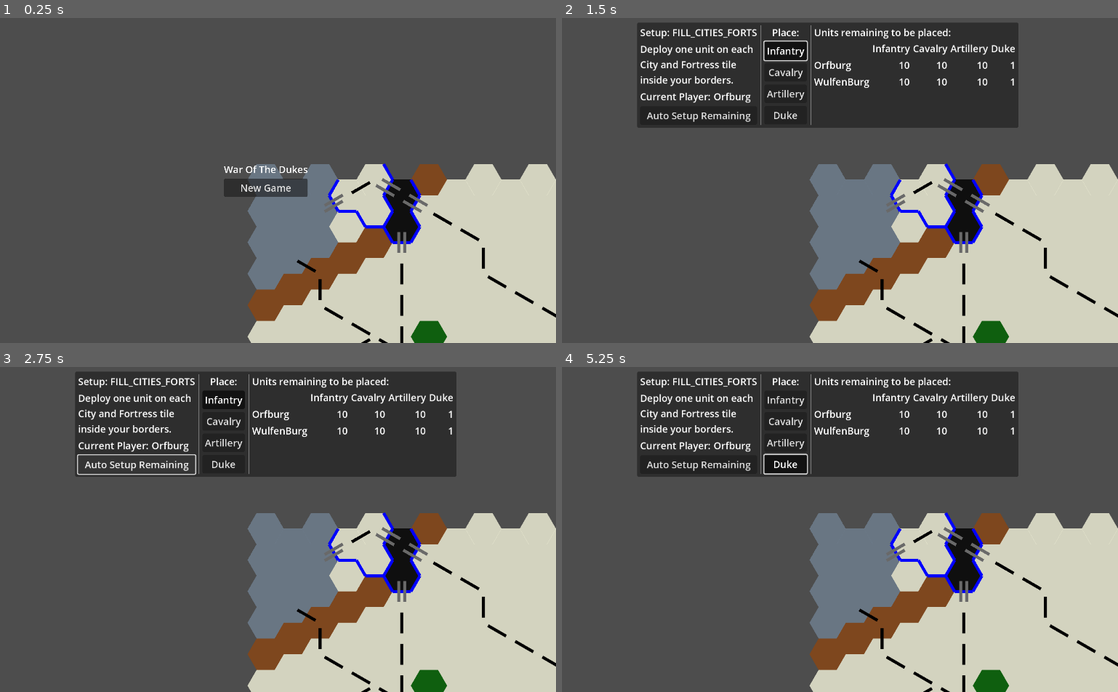
Above: before the commit, frames 1-4 (two rows, left to right).
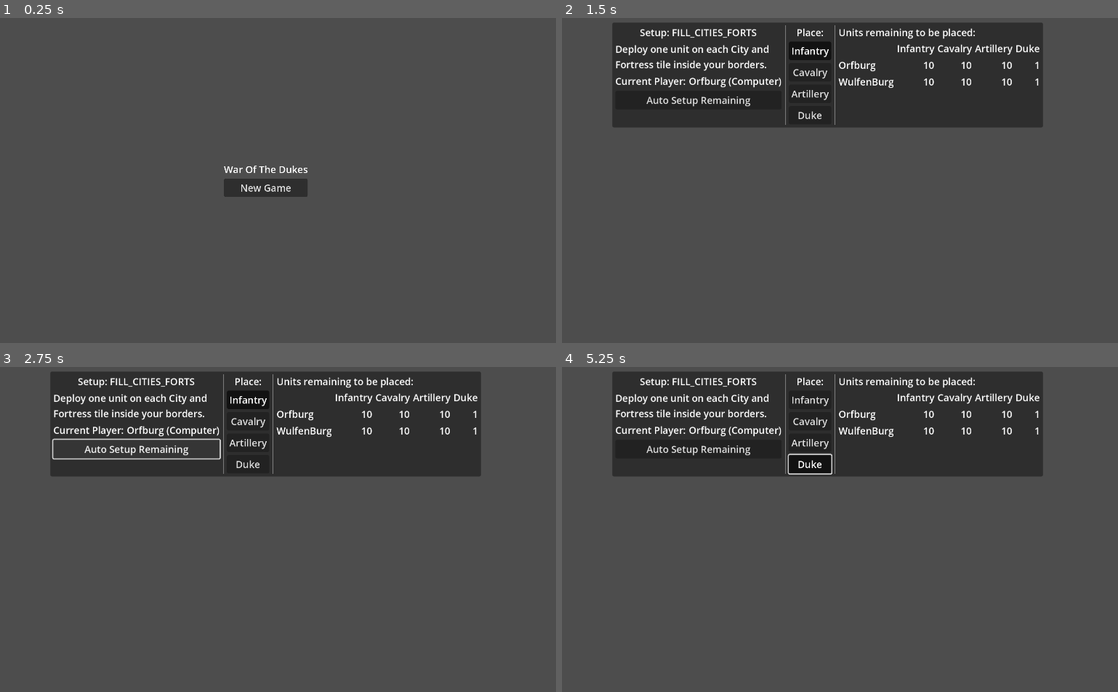
Above: after the commit, the same moments.

Repository: Jayjader/WarOfTheDukes
Game: Godot game, scene res://main_game_scene.tscn
The game is run twice, just before and just after one commit, with the same random seed, the same clock (stepped at 60 frames per second) and the same inputs.
Inputs:
- Up to frame 1 (0.25 s): no input
- Up to frame 2 (1.5 s): click "New Game" at 0.5 s; click "Confirm" at 1.25 s
- Up to frame 3 (2.75 s): click "Auto Setup Remaining" at 2 s
- Up to frame 4 (5.25 s): click "Infantry" at 2.75 s; click "Cavalry" at 3.5 s; click "Artillery" at 4.25 s; click "Duke" at 5 s

The runs differ from the first frame. In frame 1, 28% of the frame differs, in the area x 44-100%, y 44-100%; in frame 2, 36%; in frame 3, 36%, in the area x 9-100%, y 1-100%; in frame 4, 36%.
Error after the commit: Parse Error: Identifier "PriorityQueueGDExt" not declared in the current scope. (res://board/hex_map_data.gd:80)

Commit message:
swap out gdscript priority_queue with rust version

Diff:
--- a/godot/board/hex_map_data.gd
+++ b/godot/board/hex_map_data.gd
@@ -73,11 +73,12 @@
 	var allies = others.filter(func(other_unit): return other_unit.faction == unit.faction)
 	var initial_frontier_datum = {
 		tile = unit.tile,
-		priority = 0,
-		cost_to_reach = 0,
+		priority = 0.,
+		cost_to_reach = 0.,
 		is_in_enemy_zoc = is_in_enemy_zoc(unit.tile, enemy_tiles),
 	}
-	var frontier = PriorityQueue.new();
+	var frontier = PriorityQueueGDExt.new()
+
 	frontier.insert(initial_frontier_datum)
 	var reached = {unit.tile: {
 		from = unit.tile,
@@ -86,8 +87,8 @@
 		can_stop_here = true
 	}}
 
-	while frontier.size > 0:
-		var next = frontier.extract_max()
+	while frontier.len() > 0:
+		var next = frontier.pop()
 		var next_cube = Util.axial_to_cube(next.tile)
 		for direction in Util.cube_directions:
 			var to_ = Vector2i(Util.cube_to_axial(next_cube + Vector3(direction)))
--- a/godot/priority_queue.gd
+++ /dev/null
@@ -1,104 +0,0 @@
-class_name PriorityQueue
-extends RefCounted
-
-enum TYPE { MAX, MIN }
-
-@export var type: TYPE = TYPE.MIN
-
-var _array = []
-
-@export var size: int = 0
-
-
-static func is_before(type_: TYPE, a, b) -> bool:
-	match type_:
-		TYPE.MAX:
-			return a.priority > b.priority
-		TYPE.MIN:
-			return a.priority < b.priority
-		_:
-			print_debug("Priority Queue type not set: %s" % type_)
-			return false
-
-static func parent_index_for(index: int) -> int:
-	@warning_ignore("integer_division")
-	return (index - 1) / 2
-static func left_child_index_for(index: int) -> int:
-	return (2 * index) + 1
-static func right_child_index_for(index: int) -> int:
-	return (2 * index) + 2
-
-func shift_up(index: int):
-	while (index > 0):
-		var parent_index = PriorityQueue.parent_index_for(index)
-		var parent_val = self._array[parent_index]
-		var index_val = self._array[index]
-		if not PriorityQueue.is_before(self.type, parent_val, index_val):
-			self._array[parent_index] = index_val
-			self._array[index] = parent_val
-			index = parent_index
-		else:
-			break
-
-func shift_down(index_to_shift: int):
-	var value_to_shift = self._array[index_to_shift]
-	var lowest_priority_index = index_to_shift
-	var lowest_priority_val = value_to_shift
-
-	var index_of_left_child = PriorityQueue.left_child_index_for(index_to_shift)
-	if (index_of_left_child < size):
-		var left_child_val = self._array[index_of_left_child]
-		if PriorityQueue.is_before(self.type, left_child_val, value_to_shift):
-			lowest_priority_index = index_of_left_child
-			lowest_priority_val = left_child_val
-
-	var index_of_right_child = PriorityQueue.right_child_index_for(index_to_shift)
-	if (index_of_right_child < size):
-		var right_child_val = self._array[index_of_right_child]
-		if PriorityQueue.is_before(self.type, right_child_val, lowest_priority_val):
-			lowest_priority_index = index_of_right_child
-			lowest_priority_val = right_child_val
-
-	if lowest_priority_index != index_to_shift:
-		# one of the node's children should be before it;
-		# swap the two,
-		self._array[lowest_priority_index] = value_to_shift
-		self._array[index_to_shift] = lowest_priority_val
-
-		# and continue shifting the same node (which is now the child) down until it settles into its correct position
-		self.shift_down(lowest_priority_index)
-
-func insert(value):
-	if len(self._array) <= self.size:
-		self._array.push_back(value)
-	else:
-		self._array[self.size] = value
-
-	self.size += 1
-	self.shift_up(self.size - 1)
-
-func extract_max():
-	if self.size == 1:
-		self.size = 0
-		return self._array.pop_front()
-
-	#
-
-	self.size -= 1
-	var result = self._array[0]
-	self._array[0] = self._array[self.size]
-
-
-	self.shift_down(0)
-	return result
-
-func get_max():
-	return self._array[0]
-
-func remove(index: int):
-	# set priority of element-to-remove so that its "valid" place is at the top of the queue/heap
-	self._array[index].priority = self.get_max().priority + 1
-	# rebalance queue/heap with minimal work, so that the element-to-remove effectively rises to the top of the queue/heap without altering the "total" ordering of the remaining elements
-	self.shift_up(index)
-	# extract the "new" root, which is now the element-to-remove
-	self.extract_max()
Not shown, added: godot/PriorityQueue.gdextension
Not shown, added: priority_queue-gdextension/.gitignore
Not shown, added: priority_queue-gdextension/Cargo.toml
Not shown, added: priority_queue-gdextension/src/lib.rs
